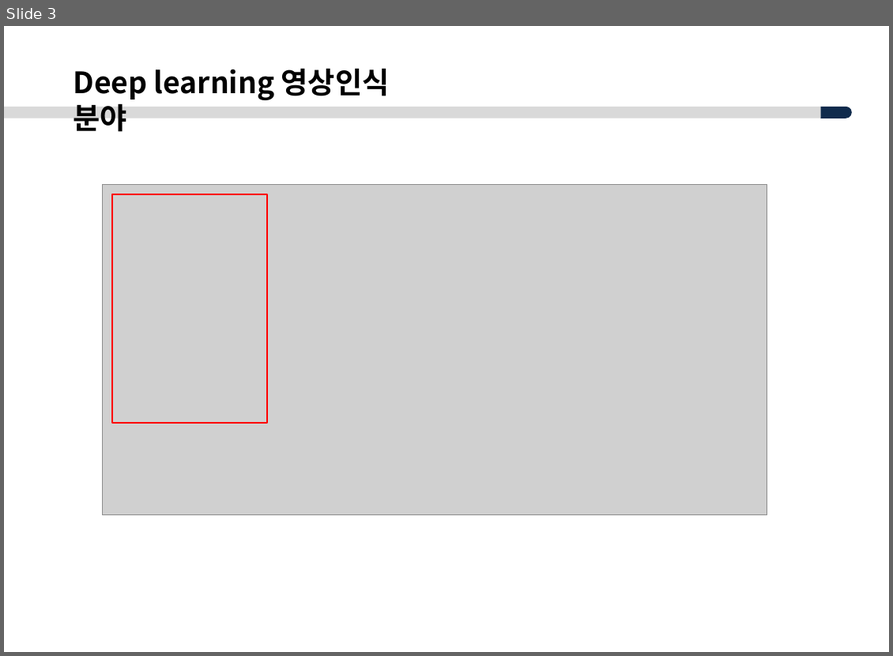
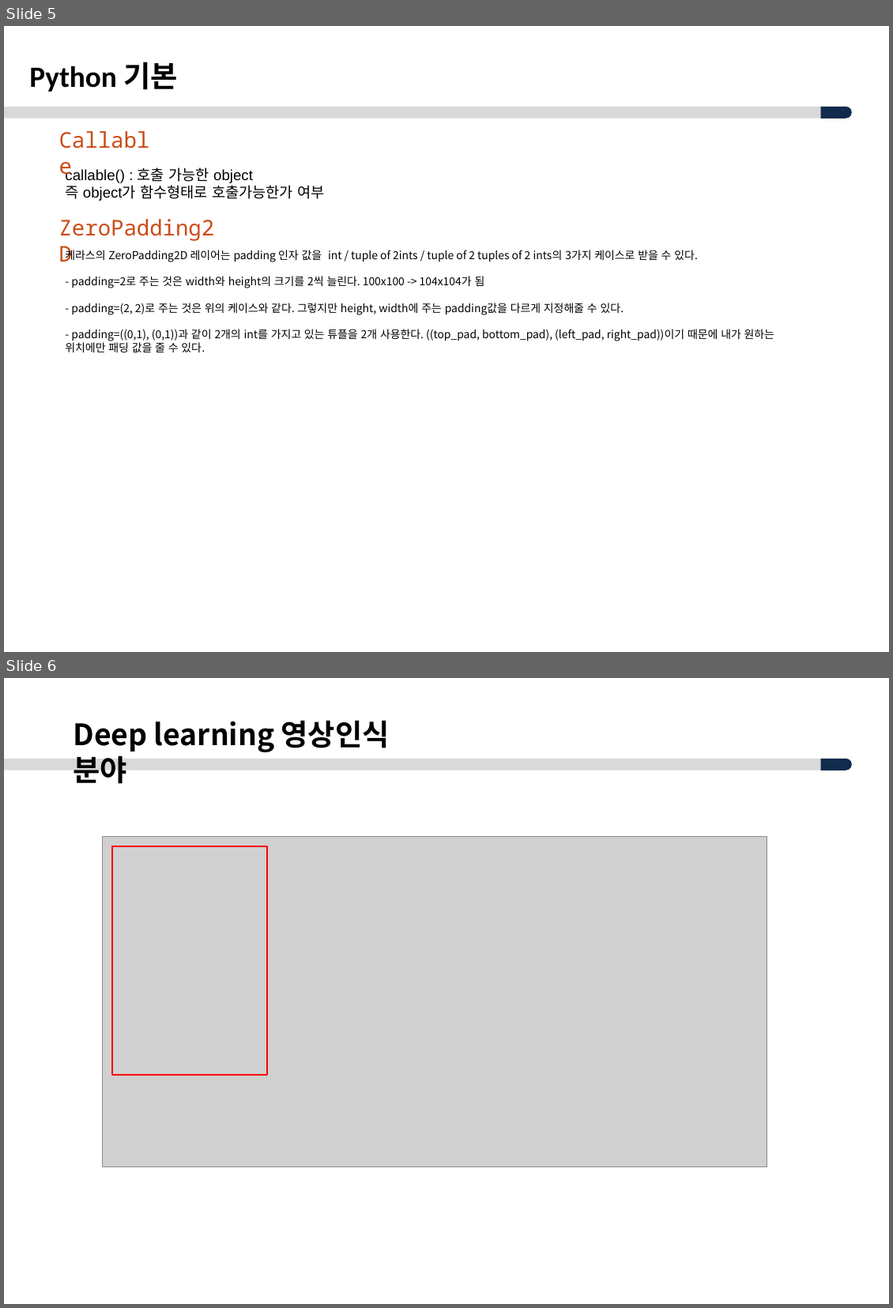
Before and after one commit to ksyoon70/Mask-RCNN-TF2, a slide deck: Masked-RCNN_분석_V1.0.pptx. Shown one above the other, each under a label of ours: slide 3 before the commit, slides 5 and 6 after it. The pictures are 893x656 and 893x1308 pixels, drawn with LibreOffice and Linux fonts; fonts in the diff are those of the drawing; grey boxes stand for pictures; background and template pictures are left out. Boxes give left, top, right and bottom in pixels: in the first picture for what was removed or moved away, otherwise in the second. Text is boxed around its words. In the diff, an @@ line names an element or a change of style, - is before the commit and + after.

```diff
--- a/Masked-RCNN_분석_V1.0.pptx
+++ b/Masked-RCNN_분석_V1.0.pptx
@@ slide 5 added at bbox=[4, 26, 889, 652], background #FFFFFF; not listed: 2 template elements that a slide beside it also shows @@
@@ text added at bbox=[29, 62, 177, 92], 28 pt, text #000000, bold @@
+Python 기본
@@ text added at bbox=[65, 167, 324, 201], 14 pt, text #000000 @@
+callable() : 호출 가능한 object
+즉 object가 함수형태로 호출가능한가 여부
@@ text added at bbox=[65, 169, 125, 183], 20.5 pt, text #CB4B16 @@
+Callable
@@ text added at bbox=[65, 248, 774, 352], 10.5 pt, text #000000 @@
+케라스의 ZeroPadding2D 레이어는 padding 인자 값을 int / tuple of 2ints / tuple of 2 tuples of 2 ints의 3가지 케이스로 받을 수 있다.
+- padding=2로 주는 것은 width와 height의 크기를 2씩 늘린다. 100x100 -> 104x104가 됨
+- padding=(2, 2)로 주는 것은 위의 케이스와 같다. 그렇지만 height, width에 주는 padding값을 다르게 지정해줄 수 있다.
+- padding=((0,1), (0,1))과 같이 2개의 int를 가지고 있는 튜플을 2개 사용한다. ((top_pad, bottom_pad), (left_pad, right_pad))이기 때문에 내가 원하는 위치에만 패딩 값을 줄 수 있다.
@@ text added at bbox=[108, 250, 187, 262], 20.5 pt, text #CB4B16 @@
+ZeroPadding2D
@@ what was slide 3 is now slide 6 @@
```
Also in this commit, not shown: 1 slide changed, 2 other slides added, 2 other files.
